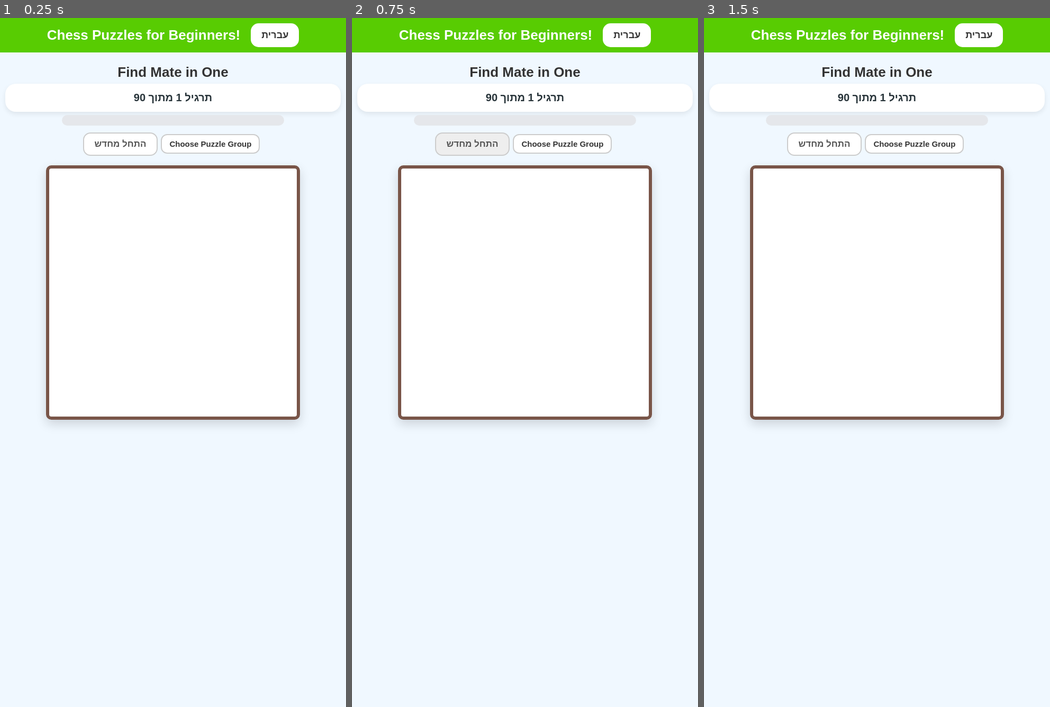
Above: before the commit, frames 1-3 (left to right).
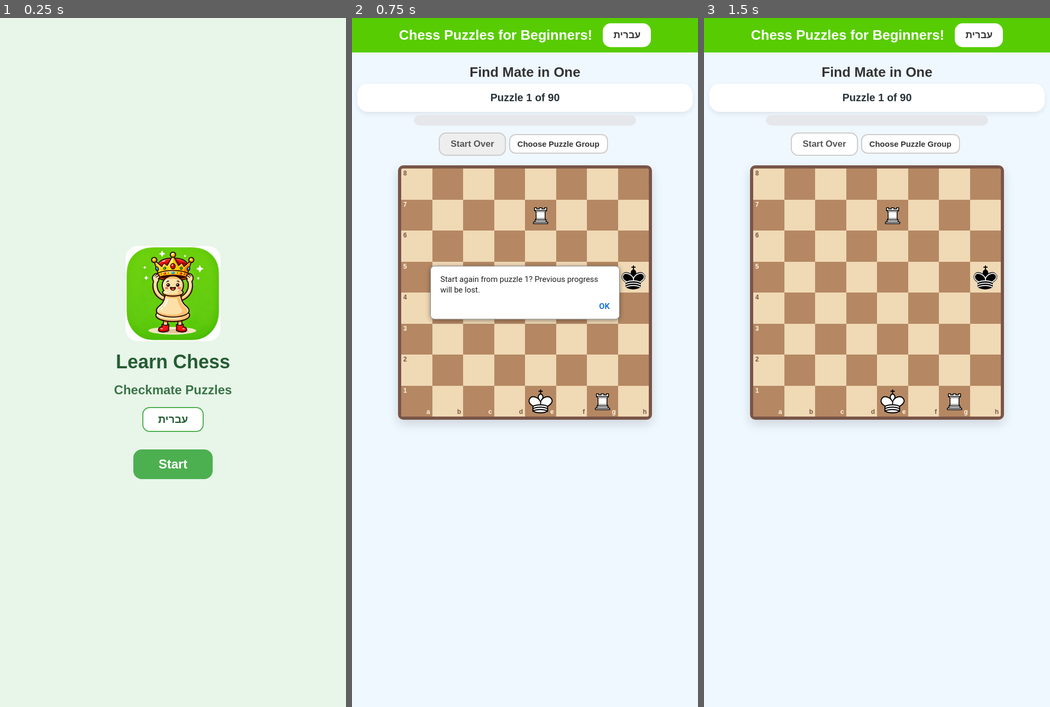
Above: after the commit, the same moments.

Repository: igal3591-max/chess-kids
Game: browser game, page index.html
The game is run twice, just before and just after one commit, with the same random seed, the same clock (stepped at 60 frames per second) and the same inputs. When the page shows a pop-up message, it is drawn as a white box for half a second while everything else waits; a line starting with > is the answer the replay typed.
Inputs (mouse positions are in pixels of both pictures, inside the frame that each line leads up to):
- Up to frame 1 (0.25 s): no input
- Up to frame 2 (0.75 s): click "התחל מחדש" (after the commit: "Start") at 0.27 s; click "התחל מחדש" (after the commit: "Start Over") at 0.52 s
- Up to frame 3 (1.5 s): move the mouse to (877, 321) at 1.07 s; click (921, 341) at 1.27 s

The runs differ from the first frame. In frame 1, 11% of the frame differs, in the area x 0-100%, y 0-67%; in frame 2, 22%; in frame 3, 26%, in the area x 14-86%, y 10-58%.
Error before the commit: TypeError: Cannot set properties of null (setting 'textContent')

Commit message:
Refactor index.html structure and content

Diff:
--- a/index.html
+++ b/index.html
@@ -95,6 +95,46 @@
              role="status"
              aria-live="polite"></div>
 <!-- Stage 1 completion screen -->
+<section id="exam-intro-screen" hidden>
+    <h2 id="exam-intro-title">מבחן מסכם — מט במסע אחד</h2>
+
+   <p id="exam-intro-description">
+    <strong>
+        סיימתם את 90 תרגילי הלימוד!<br>
+        כעת הגיע הזמן לבדוק את הידע שלכם.
+    </strong>
+</p>
+    <p id="exam-intro-rules">
+        במבחן 20 תרגילים.
+        לכל תרגיל יש שני ניסיונות.
+        לאחר שני ניסיונות שגויים עוברים לתרגיל הבא.
+        כדי לעבור לשלב מט בשני מהלכים,
+        יש לפתור לפחות 19 מתוך 20 התרגילים.
+    </p>
+
+    <button id="exam-start-button" type="button">
+        התחלת המבחן
+    </button>
+</section>
+<section id="exam-result-screen" hidden>
+    <h2 id="exam-result-title"></h2>
+
+    <p id="exam-result-score"></p>
+
+    <p id="exam-result-message"></p>
+
+    <button id="exam-retry-button" type="button" hidden>
+        נסה את המבחן שוב
+    </button>
+
+    <button id="exam-practice-button" type="button">
+        חזרה לתרגול
+    </button>
+
+    <button id="exam-next-stage-button" type="button" hidden>
+        מעבר למט בשני מהלכים
+    </button>
+</section>
 <section id="completion-screen" hidden>
 
     <div class="completion-content">
